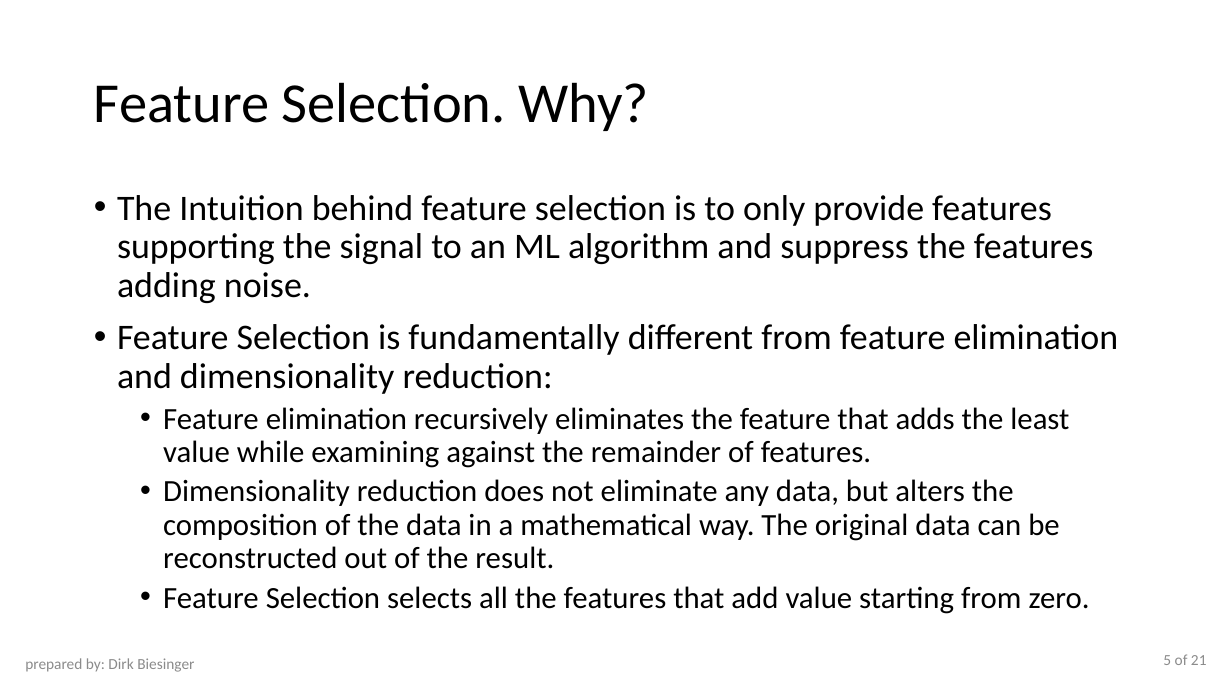
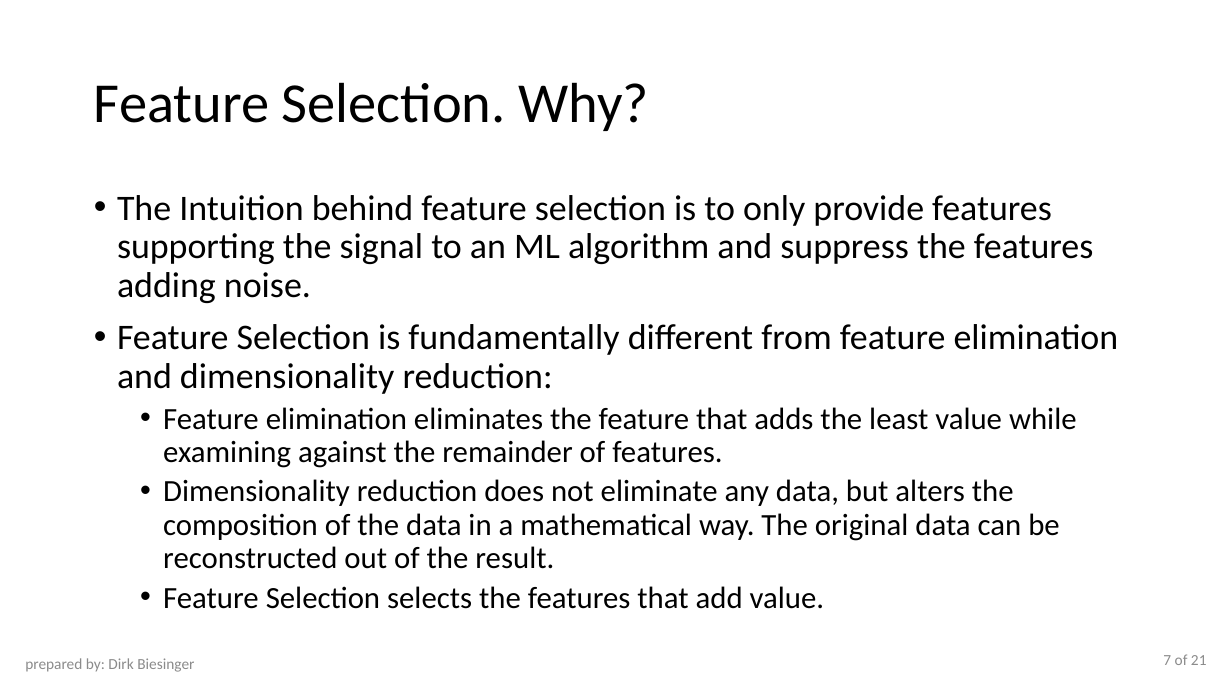
Before and after one commit to Saravji/Art-Of-Feature-Selection-and-Engineering, a slide deck: slide 7 of Art Feature Selection and Engineering.pptx (slide 5 before the commit). Drawn at 1232x693 pixels with LibreOffice and Linux fonts; fonts in the diff are those of the drawing. Boxes give left, top, right and bottom in pixels: in the first picture for what was removed or moved away, otherwise in the second. Text is boxed around its words. In the diff, an @@ line names an element or a change of style, - is before the commit and + after.

```diff
--- a/Art Feature Selection and Engineering.pptx
+++ b/Art Feature Selection and Engineering.pptx
@@ text at (163, 407, 1077, 468): text changed @@
-  • Feature elimination recursively eliminates the feature that adds the least value while examining against the remainder of features.
+  • Feature elimination eliminates the feature that adds the least value while examining against the remainder of features.
@@ text at (163, 586, 825, 609): text changed @@
-  • Feature Selection selects all the features that add value starting from zero.
+  • Feature Selection selects the features that add value.
@@ page number at (1163, 654, 1207, 665): text changed @@
-5 of 21
+7 of 21
```
Also in this commit, not shown: 4 other slides changed, 2 slides added, 1 other file.
